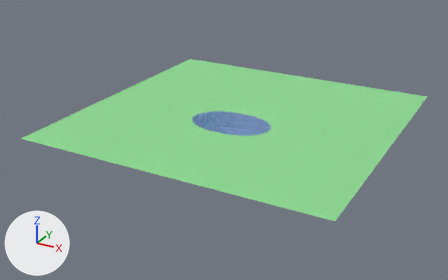
A saved change to the Blender file Assets/Models/lake.blend.
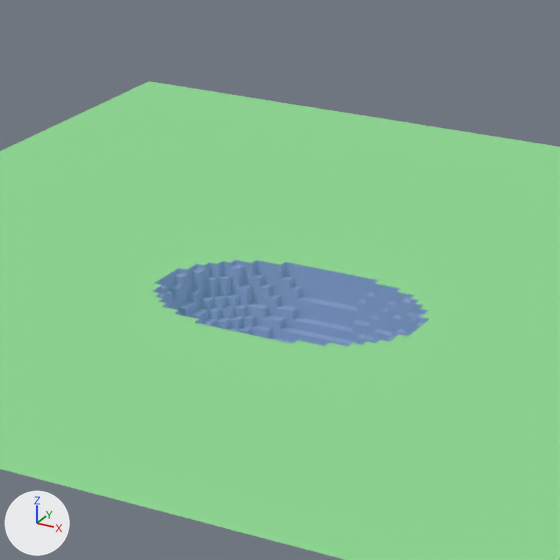
Old and new are each drawn whole from a camera (50 mm lens) standing at (223.0, -418.0, 192.0) and looking at (-11.0, 7.0, -20.0) and again close up on the part from 33% to 69% of the width and 13% to 71% of the height. Arrows for +X, +Y and +Z are at lower left; the lights stay in place.

The scene before the commit, as lines of its bpy script (objects in view):
```python
mat_lake_bottom = principled_material('lake_bottom')
mat_lake_bottom.base_color = (0.52, 0.533, 1.0)  # blue #bfc1ff
mat_lake_bottom.roughness = 1.0
mat_lake_bottom.specular_ior_level = 0.0
me_sphere = bpy.data.meshes.new('Sphere')
me_sphere.from_pydata(...)  # 1288 vertices, 1237 faces; spans x -127.0..127.0, y -107.0..143.0, z -22.0..0.0
# faces by material slot: [2, 1235]
me_sphere.materials.append(mat_grass)  # green #92da96
me_sphere.materials.append(mat_lake_bottom)  # blue #bfc1ff
me_sphere_001 = bpy.data.meshes.new('Sphere.001')
me_sphere_001.from_pydata(...)  # 96 vertices, 1 face; spans x -34.3..34.3, y -22.5..22.5, z 0.0
me_sphere_001.materials.append(mat_water)  # cyan #00e0e7
ob_sphere = bpy.data.objects.new('Sphere', me_sphere)
ob_sphere.location = (0.0, 0.0, 0.0)
ob_sphere_001 = bpy.data.objects.new('Sphere.001', me_sphere_001)
ob_sphere_001.location = (0.0, 0.0, 0.0)
```
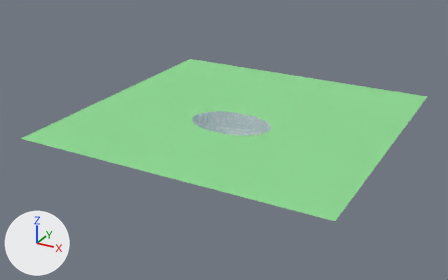
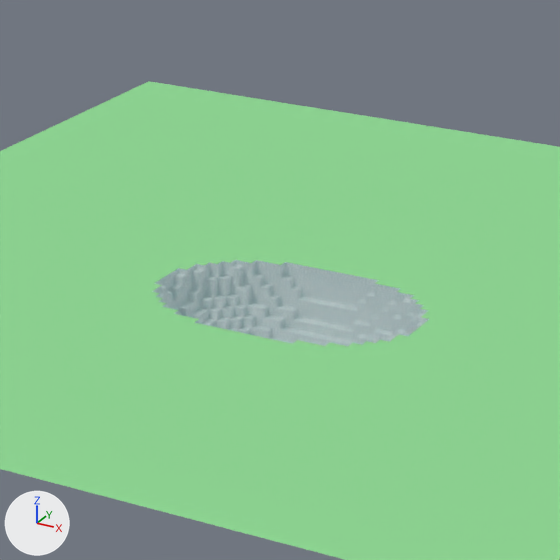
Boxes (x1, y1, x2, y2) around the edits, measured in the close-ups (560 x 560 px):
'Sphere', recoloured
    both: (151, 257, 431, 349)

The change, as a diff of the scene's bpy script:
```diff
--- a/Assets/Models/lake.blend.py
+++ b/Assets/Models/lake.blend.py
@@ mat_lake_bottom @@
 mat_lake_bottom = principled_material('lake_bottom')
-mat_lake_bottom.base_color = (0.52, 0.533, 1.0)  # blue #bfc1ff
+mat_lake_bottom.base_color = (1.0, 1.0, 1.0)  # white #ffffff
 mat_lake_bottom.roughness = 1.0
```
